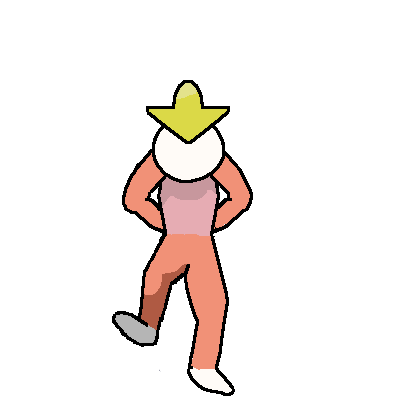
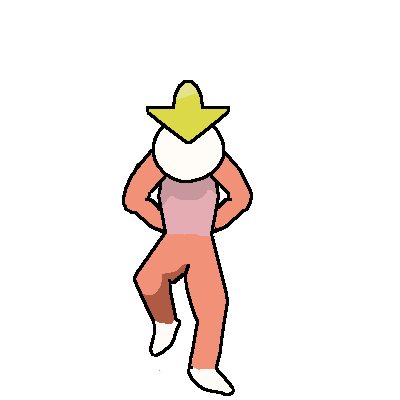
Layer changes from the first 400px x 400px image to the second:
painted on "stroke" over [112,234,181,357]
painted on "foot" over [115,314,179,355]
painted on "foreleg" over [134,242,175,330]
